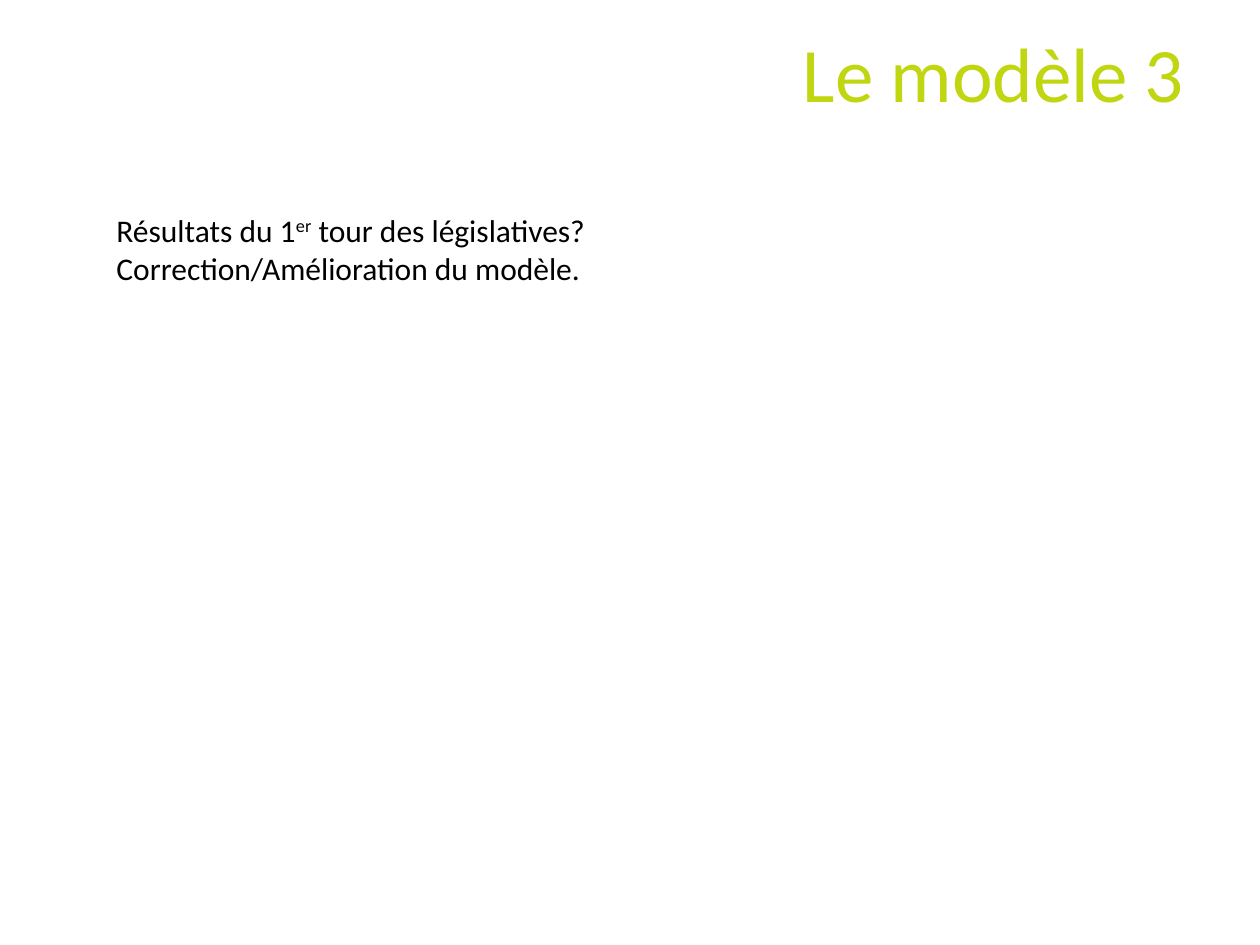
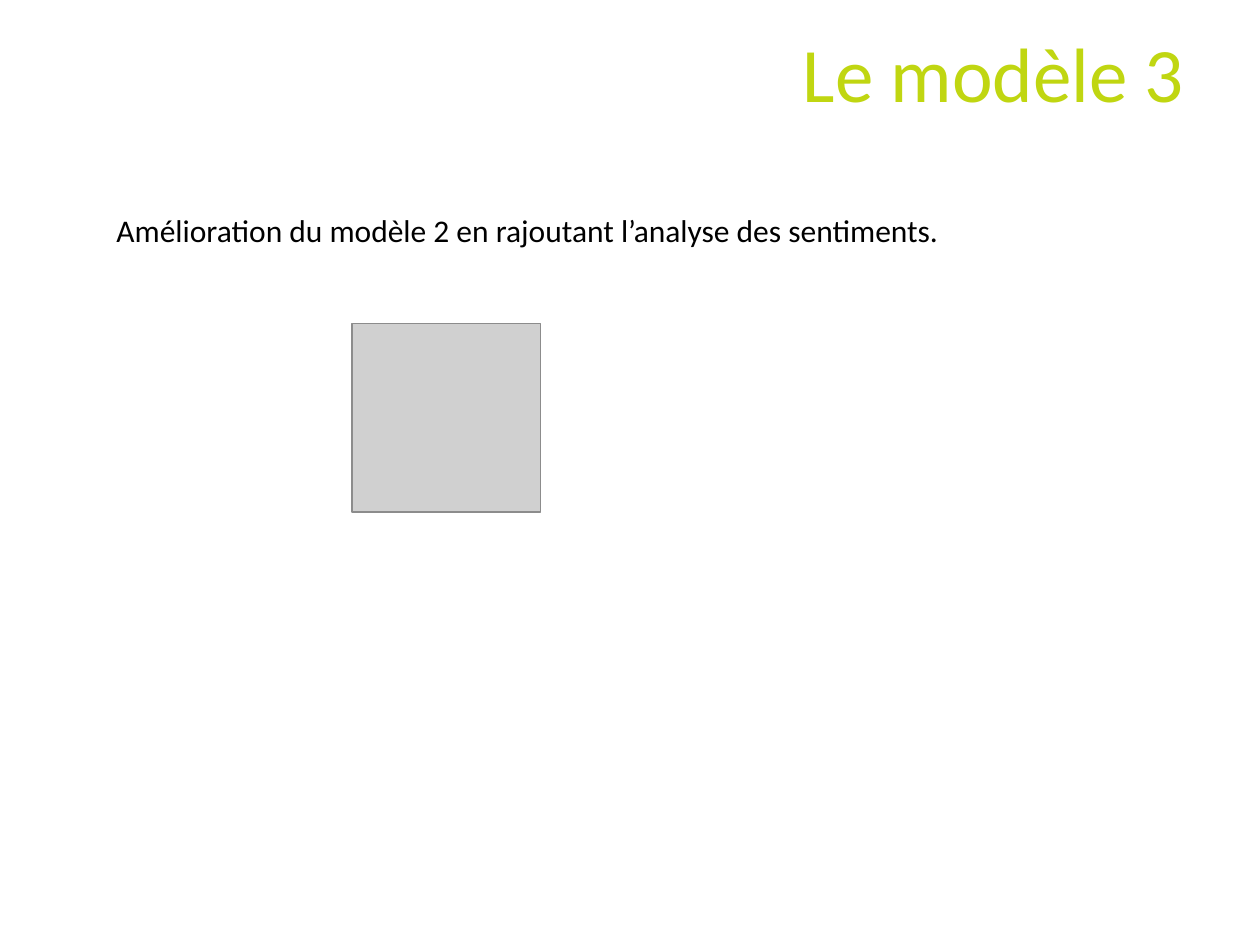
Before and after one commit to jeromeCompain/Legislatec, a slide deck: slide 16 of PrésentationV3.pptx. Drawn at 1260x945 pixels with LibreOffice and Linux fonts; fonts in the diff are those of the drawing; grey boxes stand for pictures; background and template pictures are left out. Boxes give left, top, right and bottom in pixels: in the first picture for what was removed or moved away, otherwise in the second. Text is boxed around its words. In the diff, an @@ line names an element or a change of style, - is before the commit and + after.

```diff
--- a/PrésentationV3.pptx
+++ b/PrésentationV3.pptx
@@ text at (116, 220, 938, 248): text changed @@
-Résultats du 1er tour des législatives?
-Correction/Amélioration du modèle.
+Amélioration du modèle 2 en rajoutant l’analyse des sentiments.
@@ picture added at (353, 324, 542, 513) @@
```
Also in this commit, not shown: 1 other slide changed.
